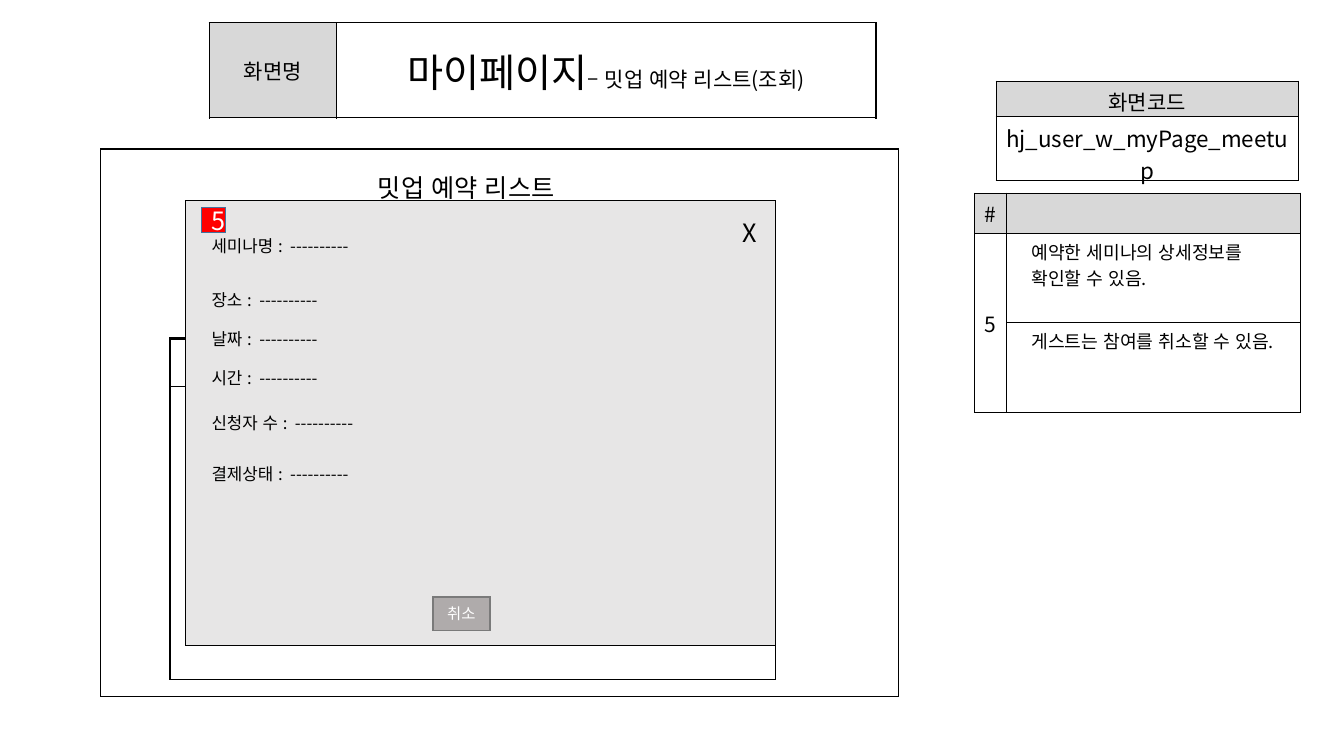
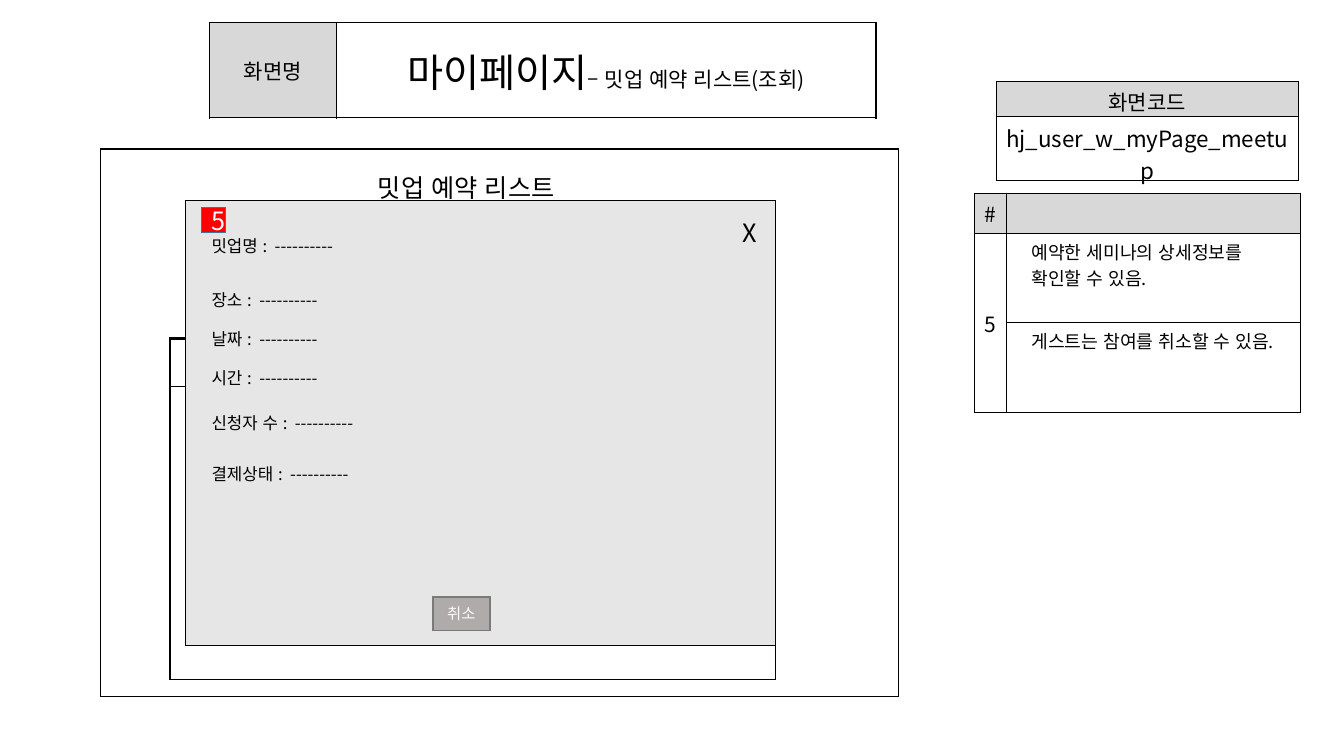
Before and after one commit to ezenteam2/e-Zone, a slide deck: slide 16 of 0 발표용 파워포인트/project05 - 파워포인트 종합 - 형준.pptx. Drawn at 1344x756 pixels with LibreOffice and Linux fonts; fonts in the diff are those of the drawing. Boxes give left, top, right and bottom in pixels: in the first picture for what was removed or moved away, otherwise in the second. Text is boxed around its words. In the diff, an @@ line names an element or a change of style, - is before the commit and + after.

```diff
--- a/0 발표용 파워포인트/project05 - 파워포인트 종합 - 형준.pptx
+++ b/0 발표용 파워포인트/project05 - 파워포인트 종합 - 형준.pptx
@@ text at (212,238,258,254): text changed @@
-세미나명 : ----------
+밋업명 : ----------
```
Also in this commit, not shown: 3 other files.
